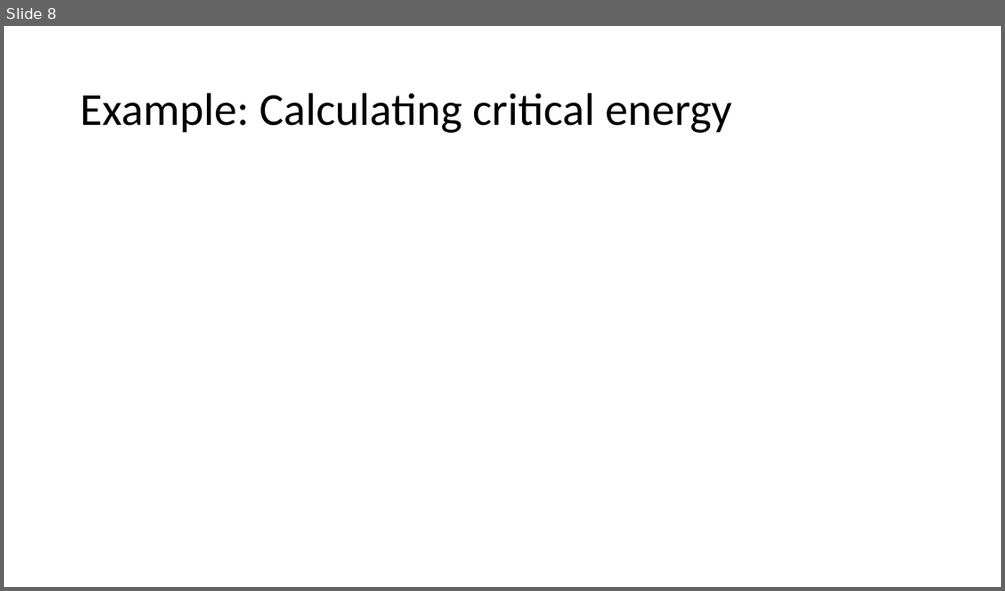
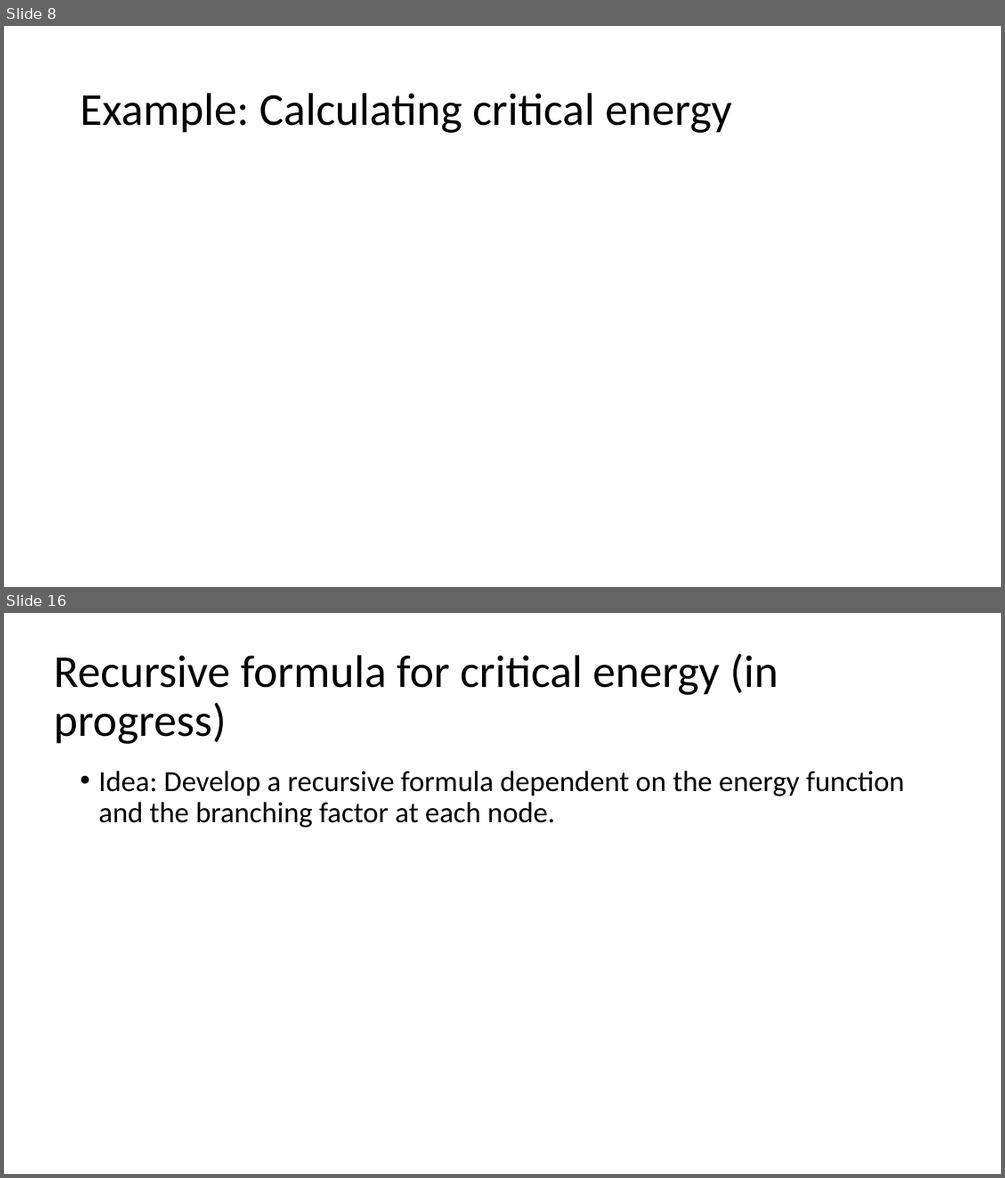
Before and after one commit to fpancald/Final-POL, a slide deck: FinalPPT.pptx. Shown one above the other, each under a label of ours: slide 8 before the commit, slides 8 and 16 after it; the slides between them are not shown. The pictures are 1005x591 and 1005x1178 pixels, drawn with LibreOffice and Linux fonts; fonts in the diff are those of the drawing; grey boxes stand for pictures. Boxes give left, top, right and bottom in pixels: in the first picture for what was removed or moved away, otherwise in the second. Text is boxed around its words. In the diff, an @@ line names an element or a change of style, - is before the commit and + after.

```diff
--- a/FinalPPT.pptx
+++ b/FinalPPT.pptx
@@ slide 16 added at box(4, 613, 1001, 1174), background #FFFFFF @@
@@ title added at box(54, 653, 778, 744), 44 pt, text #000000 @@
+Recursive formula for critical energy (in progress)
@@ text added at box(98, 771, 905, 827), 28 pt, text #000000 @@
+• Idea: Develop a recursive formula dependent on the energy function and the branching factor at each node.
```
Also in this commit, not shown: 2 slides changed, 8 other slides added, 6 slides removed, 1 other file.
